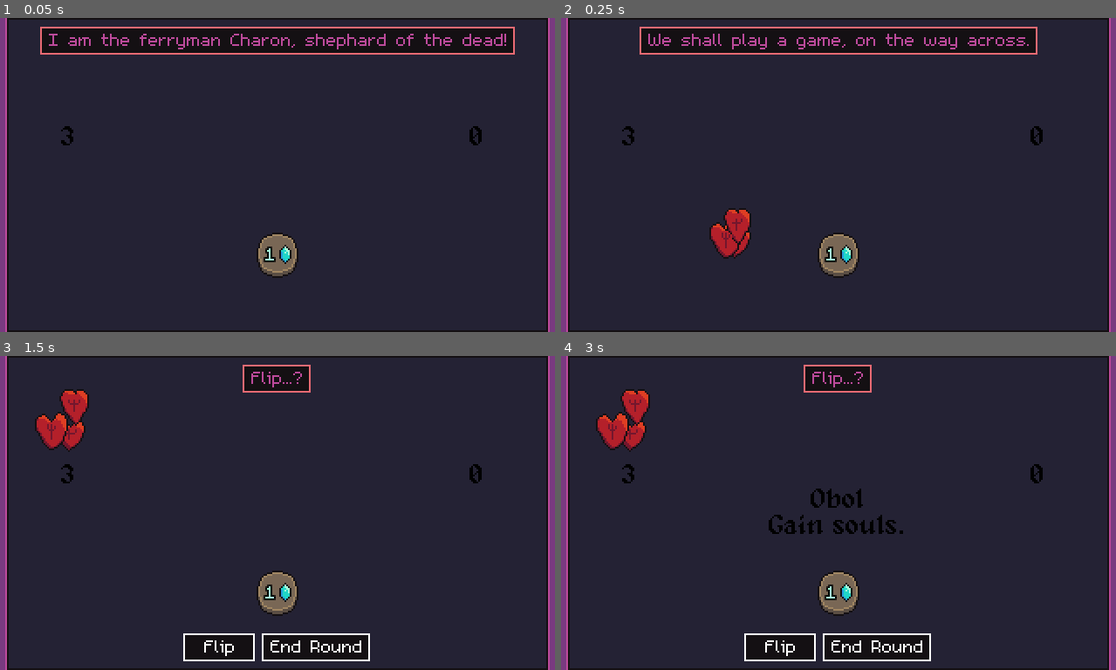
Above: before the commit, frames 1-4 (two rows, left to right).
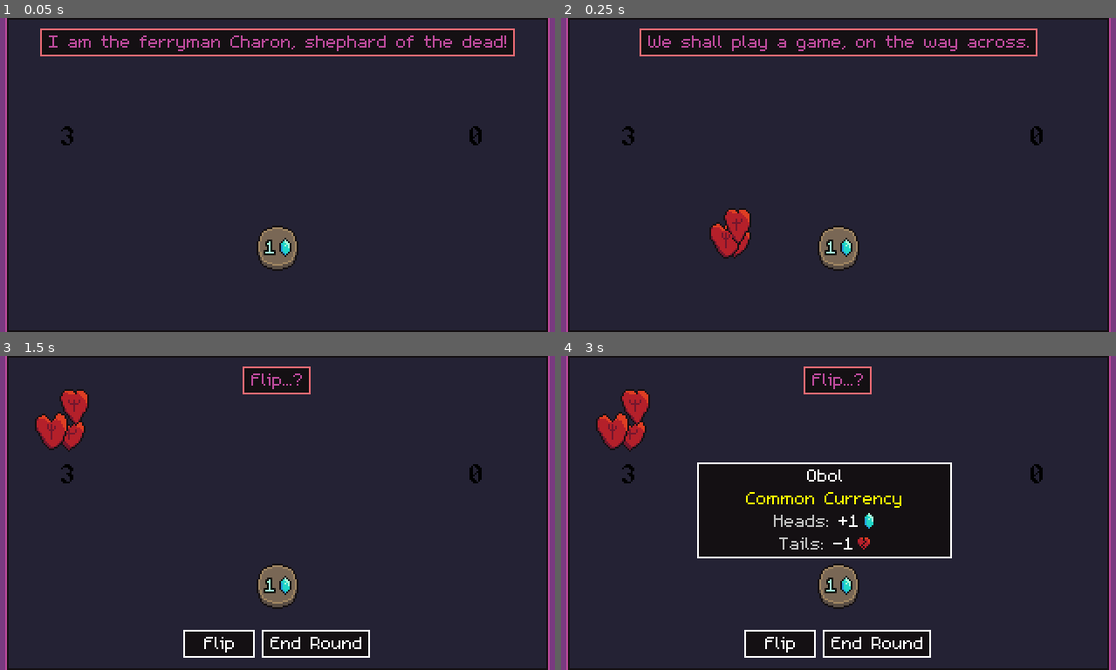
Above: after the commit, the same moments.

Repository: bdunko/Charon-s-Obol
Game: Godot game, scene res://main.tscn
Two runs of this game, one before a commit and one after it. Both use one fixed random seed, a clock stepped at 60 frames per second and the inputs below.
Inputs (mouse positions are in pixels of both pictures, inside the frame that each line leads up to):
- Up to frame 1 (0.05 s): no input
- Up to frame 2 (0.25 s): no input
- Up to frame 3 (1.5 s): tap Enter at 0.5 s; move the mouse to (277, 377) at 0.52 s; hold Space 0.53-1.28 s; click (277, 377) at 0.67 s; move the mouse to (216, 531) at 1.27 s; tap Space at 1.35 s; click (216, 531) at 1.42 s
- Up to frame 4 (3 s): tap Space at 1.52, 1.82, 2.85 s; tap Enter at 2 s; move the mouse to (894, 443) at 2.02 s; hold Space 2.03-2.78 s; click (894, 443) at 2.17 s; move the mouse to (810, 575) at 2.77 s; click (810, 575) at 2.92 s

The runs differ from the first frame. In frame 1, 3.7% of the frame differs, in the area x 7-93%, y 2-83%; in frame 2, 3.3%; in frame 3, 2.6%; in frame 4, 16%, in the area x 24-71%, y 2-98%.
Error in both runs: Assertion failed. (res://global.gd:159)

Commit message:
Removed power label; added tooltips

Diff:
--- a/components/coin.gd
+++ b/components/coin.gd
@@ -235,11 +235,27 @@
 func enable_input() -> void:
 	_disabled = false
 
+func _generate_tooltip() -> String:
+	const TOOLTIP_FORMAT = "[center]%s
+[color=yellow]%s[/color]
+[color=gray]Heads:[/color] %s
+[color=gray]Tails:[/color] -%d[img=10x13]res://assets/icons/soul_fragment_red_icon.png[/img][/center]"
+
+	var coin_name = _coin.get_name()
+	var subtitle = _coin.get_subtitle()
+	var power_description = _coin.get_power_string()
+	var life_lost = _coin.get_life_loss()
+
+	return TOOLTIP_FORMAT % [coin_name, subtitle, power_description, life_lost]
+
 func _on_clickable_area_input_event(_viewport, event, _shape_idx):
+	UITooltip.create(self, _generate_tooltip(), get_global_mouse_position(), get_tree().root)
+
 	if event is InputEventMouseButton:
 		if event.button_index == MOUSE_BUTTON_LEFT:
 			if event.pressed and not _disabled:
 				emit_signal("clicked", self)
+
 
 func _on_clickable_area_mouse_entered():
 	activate_power_text()
--- a/components/coin.tscn
+++ b/components/coin.tscn
@@ -436,6 +436,7 @@
 texture_filter = 1
 clip_contents = false
 custom_minimum_size = Vector2(0, 10)
+layout_mode = 0
 offset_left = -7.0
 offset_top = -13.0
 offset_right = 43.0
--- a/global.gd
+++ b/global.gd
@@ -192,7 +192,7 @@
 		return _coin_family.power
 
 	func get_power_string() -> String:
-		return _coin_family.power_string
+		return _coin_family.power_string.replace("(SOULS)", str(get_fragments())).replace("(POWER_USES)", str(get_max_power_uses()))
 
 	func get_max_power_uses() -> int:
 		return _coin_family.power_uses_for_denom[_denomination]
@@ -263,21 +263,21 @@
 var _DIONYSUS_ICON = "res://assets/icons/dionysus_icon.png"
 var _HADES_ICON = "res://assets/icons/hades_icon.png"
 
-var GENERIC_FAMILY = CoinFamily.new("", "Common Currency", [1, 4, 9, 16], [1, 3, 8, 13], [1, 2, 3, 4], Power.NONE, "Gain souls.", [0, 0, 0, 0], _FRAGMENT_ICON_BLUE, _FRAGMENT_ICON_RED, _SpriteStyle.GENERIC)
-var ZEUS_FAMILY = CoinFamily.new(" of Zeus", "Lighting Strikes", [2, 8, 18, 32], [0, 0, 0, 0], [1, 2, 3, 4], Power.REFLIP, "Reflip a coin.", [2, 3, 4, 5], _ZEUS_ICON, _FRAGMENT_ICON_RED, _SpriteStyle.GOD)
-var HERA_FAMILY = CoinFamily.new(" of Hera", "Envious Chains", [2, 8, 18, 32], [0, 0, 0, 0], [1, 2, 3, 4], Power.LOCK, "Lock a coin, preventing it from flipping.", [1, 2, 3, 4], _HERA_ICON, _FRAGMENT_ICON_RED, _SpriteStyle.GOD)
-var POSEIDON_FAMILY = CoinFamily.new(" of Poseidon", "Shake the Earth", [2, 8, 18, 32], [0, 0, 0, 0], [1, 2, 3, 4], Power.FLIP_AND_NEIGHBORS, "Reflip a coin and its neighbors.", [1, 2, 3, 4], _POSEIDON_ICON, _FRAGMENT_ICON_RED, _SpriteStyle.GOD)
-var DEMETER_FAMILY = CoinFamily.new(" of Demeter", "Grow Ever Stronger", [2, 8, 18, 32], [0, 0, 0, 0], [1, 2, 3, 4], Power.GAIN_LIFE, "Restores life.", [1, 2, 3, 4], _DEMETER_ICON, _FRAGMENT_ICON_RED, _SpriteStyle.GOD)
-var APOLLO_FAMILY = CoinFamily.new(" of Apollo", "Arrow of Light", [2, 8, 18, 32], [0, 0, 0, 0], [1, 2, 3, 4], Power.GAIN_ARROW, "Gain an Arrow of Light.", [1, 2, 3, 4], _APOLLO_ICON, _FRAGMENT_ICON_RED, _SpriteStyle.GOD)
-var ARTEMIS_FAMILY = CoinFamily.new(" of Artemis", "Moonlit Ritual", [2, 8, 18, 32], [0, 0, 0, 0], [1, 2, 3, 4], Power.CHANGE_AND_BLURSE, "Swap heads to tails or vice versa, but...", [1, 2, 3, 4], _ARTEMIS_ICON, _FRAGMENT_ICON_RED, _SpriteStyle.GOD)
-var ARES_FAMILY = CoinFamily.new(" of Ares", "Chaos of War", [2, 8, 18, 32], [0, 0, 0, 0], [1, 2, 3, 4], Power.REFLIP_ALL, "Reflip ALL other coins.", [3, 4, 5, 6], _ARES_ICON, _FRAGMENT_ICON_RED, _SpriteStyle.GOD)
-var ATHENA_FAMILY = CoinFamily.new(" of Athena", "Phalanx Strategy", [2, 8, 18, 32], [0, 0, 0, 0], [1, 2, 3, 4], Power.WISDOM, "Reduce a coin's tails life loss.", [1, 2, 3, 4], _ATHENA_ICON, _FRAGMENT_ICON_RED, _SpriteStyle.GOD)
-var HEPHAESTUS_FAMILY = CoinFamily.new(" of Hephaestus", "Forged in Fire", [2, 8, 18, 32], [0, 0, 0, 0], [1, 2, 3, 4], Power.FORGE, "Upgrade a coin's value.", [1, 2, 3, 4], _HEPHAESTUS_ICON, _FRAGMENT_ICON_RED, _SpriteStyle.GOD)
-var APHRODITE_FAMILY = CoinFamily.new(" of Aphrodite", "A Moment of Warmth", [2, 8, 18, 32], [0, 0, 0, 0], [1, 2, 3, 4], Power.RECHARGE, "Recharge a coin's power.", [1, 2, 3, 4], _APHRODITE_ICON, _FRAGMENT_ICON_RED, _SpriteStyle.GOD)
-var HERMES_FAMILY = CoinFamily.new(" of Hermes", "From Lands Distant", [2, 8, 18, 32], [0, 0, 0, 0], [1, 2, 3, 4], Power.EXCHANGE, "Trade a coin for another of equal value.", [1, 2, 3, 4], _HERMES_ICON, _FRAGMENT_ICON_RED, _SpriteStyle.GOD)
-var HESTIA_FAMILY = CoinFamily.new(" of Hestia", "Weary Bones Rest", [2, 8, 18, 32], [0, 0, 0, 0], [1, 2, 3, 4], Power.BLESS, "Bless a coin.", [1, 2, 3, 4], _HESTIA_ICON, _FRAGMENT_ICON_RED, _SpriteStyle.GOD)
-var DIONYSUS_FAMILY = CoinFamily.new(" of Dionysus", "Wanton Revelry", [2, 8, 18, 32], [0, 0, 0, 0], [1, 2, 3, 4], Power.GAIN_COIN, "Gain a random coin.", [1, 1, 1, 1], _DIONYSUS_ICON, _FRAGMENT_ICON_RED, _SpriteStyle.GOD)
-var HADES_FAMILY = CoinFamily.new(" of Hades", "Beyond the Pale", [2, 8, 18, 32], [0, 0, 0, 0], [1, 2, 3, 4], Power.DESTROY, "Destroy a coin and gain souls.", [1, 1, 1, 1], _HADES_ICON, _FRAGMENT_ICON_RED, _SpriteStyle.GOD)
+var GENERIC_FAMILY = CoinFamily.new("", "Common Currency", [1, 4, 9, 16], [1, 3, 8, 13], [1, 2, 3, 4], Power.NONE, "+(SOULS)[img=10x13]res://assets/icons/soul_fragment_blue_icon.png[/img]", [0, 0, 0, 0], _FRAGMENT_ICON_BLUE, _FRAGMENT_ICON_RED, _SpriteStyle.GENERIC)
+var ZEUS_FAMILY = CoinFamily.new(" of Zeus", "Lighting Strikes", [2, 8, 18, 32], [0, 0, 0, 0], [1, 2, 3, 4], Power.REFLIP, "Reflip a coin.\n((POWER_USES) charges)", [2, 3, 4, 5], _ZEUS_ICON, _FRAGMENT_ICON_RED, _SpriteStyle.GOD)
+var HERA_FAMILY = CoinFamily.new(" of Hera", "Envious Chains", [2, 8, 18, 32], [0, 0, 0, 0], [1, 2, 3, 4], Power.LOCK, "Lock a coin, prevent its next flip.\n((POWER_USES) charges)", [1, 2, 3, 4], _HERA_ICON, _FRAGMENT_ICON_RED, _SpriteStyle.GOD)
+var POSEIDON_FAMILY = CoinFamily.new(" of Poseidon", "Shake the Earth", [2, 8, 18, 32], [0, 0, 0, 0], [1, 2, 3, 4], Power.FLIP_AND_NEIGHBORS, "Reflip a coin and its neighbors.\n((POWER_USES) charges)", [1, 2, 3, 4], _POSEIDON_ICON, _FRAGMENT_ICON_RED, _SpriteStyle.GOD)
+var DEMETER_FAMILY = CoinFamily.new(" of Demeter", "Grow Ever Stronger", [2, 8, 18, 32], [0, 0, 0, 0], [1, 2, 3, 4], Power.GAIN_LIFE, "+(POWER_USES)[img=10x13]res://assets/icons/soul_fragment_red_icon.png[/img]", [1, 2, 3, 4], _DEMETER_ICON, _FRAGMENT_ICON_RED, _SpriteStyle.GOD)
+var APOLLO_FAMILY = CoinFamily.new(" of Apollo", "Arrow of Light", [2, 8, 18, 32], [0, 0, 0, 0], [1, 2, 3, 4], Power.GAIN_ARROW, "+(POWER_USES) Arrow(s) of Light.\n(Arrows of Light can be used to reflip coins.)", [1, 2, 3, 4], _APOLLO_ICON, _FRAGMENT_ICON_RED, _SpriteStyle.GOD)
+var ARTEMIS_FAMILY = CoinFamily.new(" of Artemis", "Moonlit Ritual", [2, 8, 18, 32], [0, 0, 0, 0], [1, 2, 3, 4], Power.CHANGE_AND_BLURSE, "Swap tails to heads and bless; or heads to tails and curse.\n((POWER_USES) charges)", [1, 2, 3, 4], _ARTEMIS_ICON, _FRAGMENT_ICON_RED, _SpriteStyle.GOD)
+var ARES_FAMILY = CoinFamily.new(" of Ares", "Chaos of War", [2, 8, 18, 32], [0, 0, 0, 0], [1, 2, 3, 4], Power.REFLIP_ALL, "Reflip ALL other coins.\n((POWER_USES) charges)", [3, 4, 5, 6], _ARES_ICON, _FRAGMENT_ICON_RED, _SpriteStyle.GOD)
+var ATHENA_FAMILY = CoinFamily.new(" of Athena", "Phalanx Strategy", [2, 8, 18, 32], [0, 0, 0, 0], [1, 2, 3, 4], Power.WISDOM, "Reduce a coin's tails [img=10x13]res://assets/icons/soul_fragment_red_icon.png[/img] penalty.\n((POWER_USES) charges)", [1, 2, 3, 4], _ATHENA_ICON, _FRAGMENT_ICON_RED, _SpriteStyle.GOD)
+var HEPHAESTUS_FAMILY = CoinFamily.new(" of Hephaestus", "Forged in Fire", [2, 8, 18, 32], [0, 0, 0, 0], [1, 2, 3, 4], Power.FORGE, "Upgrade a coin's value.\n((POWER_USES) charges)", [1, 2, 3, 4], _HEPHAESTUS_ICON, _FRAGMENT_ICON_RED, _SpriteStyle.GOD)
+var APHRODITE_FAMILY = CoinFamily.new(" of Aphrodite", "A Moment of Warmth", [2, 8, 18, 32], [0, 0, 0, 0], [1, 2, 3, 4], Power.RECHARGE, "Recharge a coin's power.\n((POWER_USES) charges)", [1, 2, 3, 4], _APHRODITE_ICON, _FRAGMENT_ICON_RED, _SpriteStyle.GOD)
+var HERMES_FAMILY = CoinFamily.new(" of Hermes", "From Lands Distant", [2, 8, 18, 32], [0, 0, 0, 0], [1, 2, 3, 4], Power.EXCHANGE, "Trade a coin for another of equal value.\n((POWER_USES) charges)", [1, 2, 3, 4], _HERMES_ICON, _FRAGMENT_ICON_RED, _SpriteStyle.GOD)
+var HESTIA_FAMILY = CoinFamily.new(" of Hestia", "Weary Bones Rest", [2, 8, 18, 32], [0, 0, 0, 0], [1, 2, 3, 4], Power.BLESS, "Bless a coin, making it more likely to land on heads\n((POWER_USES) charges)", [1, 2, 3, 4], _HESTIA_ICON, _FRAGMENT_ICON_RED, _SpriteStyle.GOD)
+var DIONYSUS_FAMILY = CoinFamily.new(" of Dionysus", "Wanton Revelry", [2, 8, 18, 32], [0, 0, 0, 0], [1, 2, 3, 4], Power.GAIN_COIN, "Gain a random coin.\n((POWER_USES) charges)", [1, 1, 1, 1], _DIONYSUS_ICON, _FRAGMENT_ICON_RED, _SpriteStyle.GOD)
+var HADES_FAMILY = CoinFamily.new(" of Hades", "Beyond the Pale", [2, 8, 18, 32], [0, 0, 0, 0], [1, 2, 3, 4], Power.DESTROY, "Destroy a coin and +[img=10x13]res://assets/icons/soul_fragment_blue_icon.png[/img] equal to its shop price.\n((POWER_USES) charges)", [1, 1, 1, 1], _HADES_ICON, _FRAGMENT_ICON_RED, _SpriteStyle.GOD)
 
 var _GOD_FAMILIES = [ZEUS_FAMILY, HERA_FAMILY, POSEIDON_FAMILY, DEMETER_FAMILY, APOLLO_FAMILY, ARTEMIS_FAMILY,
 		ARES_FAMILY, ATHENA_FAMILY, HEPHAESTUS_FAMILY, APHRODITE_FAMILY, HERMES_FAMILY, HESTIA_FAMILY, DIONYSUS_FAMILY, HADES_FAMILY]
--- a/main.gd
+++ b/main.gd
@@ -378,6 +378,9 @@
 	Global.active_coin_power = Global.Power.ARROW_REFLIP
 
 func _input(event):
+	if Input.is_key_pressed(KEY_SPACE):
+		breakpoint
+
 	# right click with a god power disables it
 	if event is InputEventMouseButton:
 		if event.button_index == MOUSE_BUTTON_RIGHT:
@@ -400,7 +403,6 @@
 	Global.coin_value = sum
 
 func _on_pay_toll_button_clicked():
-	print("ok")
 	if Global.coin_value >= Global.goal_coin_value:
 		Global.state = Global.State.GAME_OVER
 	else:
--- a/main.tscn
+++ b/main.tscn
@@ -12,7 +12,6 @@
 [ext_resource type="PackedScene" uid="uid://bjl18p6kktksk" path="res://ui/voyage.tscn" id="7_o62wp"]
 [ext_resource type="Script" path="res://ui/end_round_button.gd" id="8_kge6t"]
 [ext_resource type="FontFile" uid="uid://dgfoet7uiqnul" path="res://assets/fonts/alagard.ttf" id="10_5ty3u"]
-[ext_resource type="Script" path="res://ui/power_label.gd" id="10_aytg2"]
 [ext_resource type="Script" path="res://ui/lives_label.gd" id="10_ihbyb"]
 [ext_resource type="Script" path="res://ui/fragments_label.gd" id="11_3fcsv"]
 [ext_resource type="Script" path="res://ui/reroll_shop_button.gd" id="11_i42a0"]
@@ -33,12 +32,12 @@
 texture = ExtResource("3_lyhfa")
 centered = false
 
-[node name="UI" type="CanvasLayer" parent="."]
+[node name="UI" type="Node" parent="."]
 
 [node name="CharonTextbox" type="BoxContainer" parent="UI"]
-offset_top = 5.0
+offset_top = 6.0
 offset_right = 320.0
-offset_bottom = 21.0
+offset_bottom = 22.0
 alignment = 1
 script = ExtResource("15_jk3ch")
 
@@ -54,13 +53,12 @@
 
 [node name="PlayerTextboxs" type="HBoxContainer" parent="UI"]
 offset_left = 6.0
-offset_top = 159.0
+offset_top = 157.0
 offset_right = 314.0
-offset_bottom = 175.0
+offset_bottom = 173.0
 alignment = 1
 
 [node name="FlipButton" parent="UI/PlayerTextboxs" instance=ExtResource("13_kjj73")]
-z_index = 0
 custom_minimum_size = Vector2(41, 0)
 layout_mode = 2
 script = ExtResource("5_txadv")
@@ -74,7 +72,6 @@
 
 [node name="AcceptButton" parent="UI/PlayerTextboxs" instance=ExtResource("13_kjj73")]
 visible = false
-z_index = 0
 layout_mode = 2
 script = ExtResource("6_qnf0i")
 
@@ -83,7 +80,6 @@
 
 [node name="ContinueButton" parent="UI/PlayerTextboxs" instance=ExtResource("13_kjj73")]
 visible = false
-z_index = 0
 layout_mode = 2
 script = ExtResource("7_fn2pr")
 
@@ -91,7 +87,6 @@
 text = "Continue"
 
 [node name="EndRoundButton" parent="UI/PlayerTextboxs" instance=ExtResource("13_kjj73")]
-z_index = 0
 layout_mode = 2
 script = ExtResource("8_kge6t")
 
@@ -100,7 +95,6 @@
 
 [node name="RerollShopButton" parent="UI/PlayerTextboxs" instance=ExtResource("13_kjj73")]
 visible = false
-z_index = 0
 layout_mode = 2
 script = ExtResource("11_i42a0")
 
@@ -109,7 +103,6 @@
 
 [node name="PayTollButton" parent="UI/PlayerTextboxs" instance=ExtResource("13_kjj73")]
 visible = false
-z_index = 0
 layout_mode = 2
 script = ExtResource("12_rlbb2")
 
@@ -140,24 +133,6 @@
 text = "5"
 horizontal_alignment = 1
 script = ExtResource("11_3fcsv")
-
-[node name="PowerLabel" type="Label" parent="UI"]
-texture_filter = 1
-offset_left = 9.0
-offset_top = 68.0
-offset_right = 310.0
-offset_bottom = 113.0
-theme_override_colors/font_color = Color(0, 0, 0, 1)
-theme_override_constants/line_spacing = 0
-theme_override_fonts/font = ExtResource("10_5ty3u")
-theme_override_font_sizes/font_size = 16
-text = "Tetrobol of Hades
-Destroy a coin and gain fragments.
-"
-horizontal_alignment = 1
-vertical_alignment = 1
-autowrap_mode = 2
-script = ExtResource("10_aytg2")
 
 [node name="ActivePowerLabel" type="Label" parent="UI"]
 visible = false
@@ -206,9 +181,9 @@
 
 [node name="CoinRow" type="HBoxContainer" parent="Table"]
 offset_left = 6.0
-offset_top = 117.0
+offset_top = 113.0
 offset_right = 314.0
-offset_bottom = 153.0
+offset_bottom = 149.0
 size_flags_horizontal = 4
 size_flags_vertical = 4
 mouse_filter = 2
@@ -248,9 +223,9 @@
 
 [node name="Shop" type="HBoxContainer" parent="Table"]
 offset_left = 77.0
-offset_top = 34.0
+offset_top = 40.0
 offset_right = 243.0
-offset_bottom = 70.0
+offset_bottom = 76.0
 mouse_filter = 2
 theme_override_constants/separation = 14
 alignment = 1
--- a/tooltip/tooltip.gd
+++ b/tooltip/tooltip.gd
@@ -6,7 +6,7 @@
 static var _ALL_TOOLTIPS: Array[UITooltip] = []
 
 # offset of the tooltip from the mouse
-const _TOOLTIP_OFFSET := Vector2(3, 5)
+const _TOOLTIP_OFFSET := Vector2(-65, 10)
 
 # maximum width of a tooltip - note that tooltips can exceed this,
 # but this is around where they will cap.
@@ -35,6 +35,12 @@
 # unfortunately this is a static function so it cannot call the last two parameters itself
 # NOTE - Tooltips created by this function are automatically destroyed.
 static func create(source: Control, text: String, global_mouse_position: Vector2, scene_root: Node) -> void:
+	# if there is already a tooltip for this control, skip?
+	for tooltip in _ALL_TOOLTIPS:
+		if tooltip.source_control == source:
+			return
+			#stooltip.destroy_tooltip()
+
 	var tooltip: UITooltip = create_manual(source, text, global_mouse_position, scene_root)
 	tooltip.source_control.mouse_exited.connect(tooltip.destroy_tooltip) # add a connect destroying this when mouse exits parent
 	tooltip.source_control.tree_exiting.connect(tooltip.destroy_tooltip) # destroy tooltip when parent exits tree (ie parent is deleted)
@@ -47,7 +53,8 @@
 
 	tooltip.source_control = source
 
-	var label: RichTextLabel = tooltip.find_child("TextMargin").find_child("TooltipText")
+	var label: RichTextLabel = tooltip.find_child("TooltipText")
+	assert(label)
 
 	# replace img tags with a single letter to help space them
 	# (for now, only works with small images)
@@ -78,14 +85,14 @@
 			first_line += word + " "
 
 		label.custom_minimum_size.x = font.get_string_size(first_line, HORIZONTAL_ALIGNMENT_LEFT, -1, font_size).x
-	# otherwise set the tooltip size based on the longest line
-	else:
-		var longest_line_size = -1
-		for line in text_no_tags.split("\n"):
-			var line_size = tooltip.get_theme().get_default_font().get_string_size(line).x
-			if line_size > longest_line_size:
-				longest_line_size = line_size
-		label.custom_minimum_size.x = longest_line_size
+#	# otherwise set the tooltip size based on the longest line
+#	else:
+#		var longest_line_size = -1
+#		for line in text_no_tags.split("\n"):
+#			var line_size = tooltip.get_theme().get_default_font().get_string_size(line).x
+#			if line_size > longest_line_size:
+#				longest_line_size = line_size
+#		label.custom_minimum_size.x = longest_line_size
 
 	label.text = _FORMAT % text
 
@@ -107,23 +114,40 @@
 	position = Vector2(int(mouse_position.x), int(mouse_position.y)) + _TOOLTIP_OFFSET
 	_force_position_onto_screen()
 
+# $HACK$ - get_rect() is wrong because size is wrong...
+func _get_real_rect():
+	var real_rect = find_child("Layer").get_rect()
+	real_rect.position = position
+	return real_rect
+
 # force the tooltip to be within the screen boundaries and not overlapping the mouse
 func _force_position_onto_screen():
 	# update position based on mouse position and screen position
 	var mouse_position = get_global_mouse_position()
 	var viewport_rect = get_viewport_rect()
 
+	#$HACK$ - idk why but Tooltip's y size is way larger than it should be, but this is right
+	var real_size = find_child("Layer").size
+
 	# if we are off the right of the screen, move left until that's no longer the case.
-	while position.x + size.x > viewport_rect.size.x:
+	while position.x + real_size.x > viewport_rect.size.x:
 		position.x -= 1
 
+	# if we are off the left of the screen, move right until that's no longer the case.
+	while position.x + real_size.x < 0:
+		position.x += 1
+
 	# if we are off the bottom of the screen, move up until that's no longer the case.
-	while position.y + size.y > viewport_rect.size.y:
+	while position.y + real_size.y > viewport_rect.size.y:
 		position.y -= 1
 
-	# but now we might be overlapping the mouse, so continue moving up until we aren't.
+	# if we are off the top of the screen, move down until that's no longer the case.
+	while position.y + real_size.y < 0:
+		position.y += 1
+
+#	# but now we might be overlapping the mouse, so move up until we aren't
 	var shifted := false
-	while get_rect().has_point(mouse_position):
+	while _get_real_rect().has_point(mouse_position):
 		shifted = true
 		position.y -= 1
 
--- a/tooltip/tooltip.tscn
+++ b/tooltip/tooltip.tscn
@@ -1,44 +1,54 @@
-[gd_scene load_steps=4 format=3 uid="uid://dm5532uugr1ym"]
+[gd_scene load_steps=4 format=3 uid="uid://bcfg3kgc4yjft"]
 
-[ext_resource type="Theme" uid="uid://b2hp2gvhqs2ao" path="res://tooltip/tooltip.tres" id="1_cht1v"]
-[ext_resource type="Script" path="res://tooltip/tooltip.gd" id="2_cgw3r"]
-[ext_resource type="Texture2D" uid="uid://bjtwxurn0rt6m" path="res://assets/ninepatch/player_dialogue_9patch.png" id="3_jm1lg"]
+[ext_resource type="Theme" uid="uid://b2hp2gvhqs2ao" path="res://tooltip/tooltip.tres" id="1_en8g6"]
+[ext_resource type="Script" path="res://tooltip/tooltip.gd" id="2_q67l5"]
+[ext_resource type="Texture2D" uid="uid://bjtwxurn0rt6m" path="res://assets/ninepatch/player_dialogue_9patch.png" id="3_onft3"]
 
 [node name="Tooltip" type="MarginContainer"]
-z_index = 4000
-offset_right = 20.0
-offset_bottom = 16.0
+z_index = 4001
+offset_right = 146.0
+offset_bottom = 55.0
+size_flags_vertical = 0
+mouse_filter = 0
+theme = ExtResource("1_en8g6")
+script = ExtResource("2_q67l5")
+
+[node name="Layer" type="MarginContainer" parent="."]
+layout_mode = 2
+size_flags_vertical = 0
 mouse_filter = 2
-theme = ExtResource("1_cht1v")
-theme_override_constants/margin_right = 10
-theme_override_constants/margin_bottom = 8
-script = ExtResource("2_cgw3r")
 
-[node name="NinePatchRect" type="NinePatchRect" parent="."]
+[node name="NinePatchRect" type="NinePatchRect" parent="Layer"]
 layout_mode = 2
-texture = ExtResource("3_jm1lg")
+size_flags_horizontal = 3
+texture = ExtResource("3_onft3")
 patch_margin_left = 1
 patch_margin_top = 1
 patch_margin_right = 1
 patch_margin_bottom = 1
 
-[node name="TextMargin" type="MarginContainer" parent="."]
+[node name="TextMargin" type="MarginContainer" parent="Layer"]
 layout_mode = 2
-size_flags_horizontal = 4
-size_flags_vertical = 4
+size_flags_vertical = 0
 mouse_filter = 2
 theme_override_constants/margin_left = 5
-theme_override_constants/margin_top = 3
+theme_override_constants/margin_top = 0
 theme_override_constants/margin_right = 4
-theme_override_constants/margin_bottom = 5
+theme_override_constants/margin_bottom = 3
 
-[node name="TooltipText" type="RichTextLabel" parent="TextMargin"]
+[node name="TooltipText" type="RichTextLabel" parent="Layer/TextMargin"]
 texture_filter = 1
 clip_contents = false
 layout_mode = 2
+size_flags_vertical = 0
 mouse_filter = 2
-theme = ExtResource("1_cht1v")
+theme = ExtResource("1_en8g6")
 bbcode_enabled = true
+text = "[center]%s
+[color=yellow]%s[/color]
+[color=gray]Heads:[/color] %s
+[color=gray]Tails:[/color] -%d[img=10x13]res://assets/icons/soul_fragment_red_icon.png[/img][/center]"
 fit_content = true
 scroll_active = false
+autowrap_mode = 2
 shortcut_keys_enabled = false
--- a/ui/power_label.gd
+++ /dev/null
@@ -1,9 +0,0 @@
-extends Label
-
-func _ready() -> void:
-	Global.power_text_changed.connect(_on_power_text_changed)
-	hide()
-
-func _on_power_text_changed() -> void:
-	show()
-	text = Global.power_text
--- a/ui/textbox.tscn
+++ b/ui/textbox.tscn
@@ -5,7 +5,6 @@
 [ext_resource type="Texture2D" uid="uid://bjtwxurn0rt6m" path="res://assets/ninepatch/player_dialogue_9patch.png" id="3_1cse8"]
 
 [node name="Textbox" type="MarginContainer"]
-z_index = 4000
 offset_right = 49.0
 offset_bottom = 16.0
 mouse_filter = 0
Not shown: 1 places in main.tscn that only renumber resources
